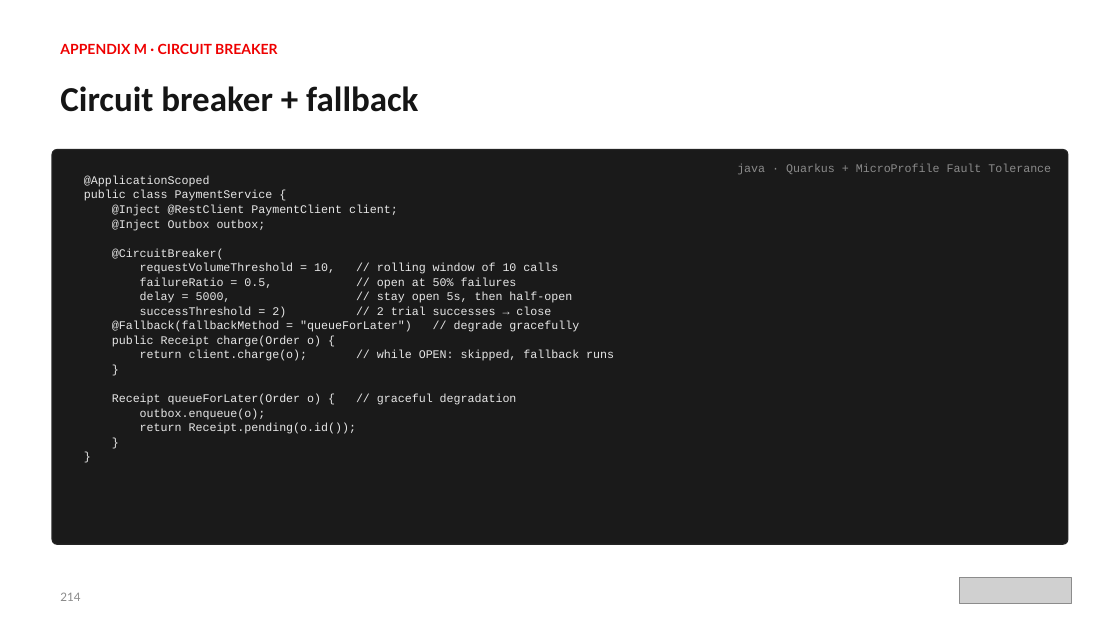
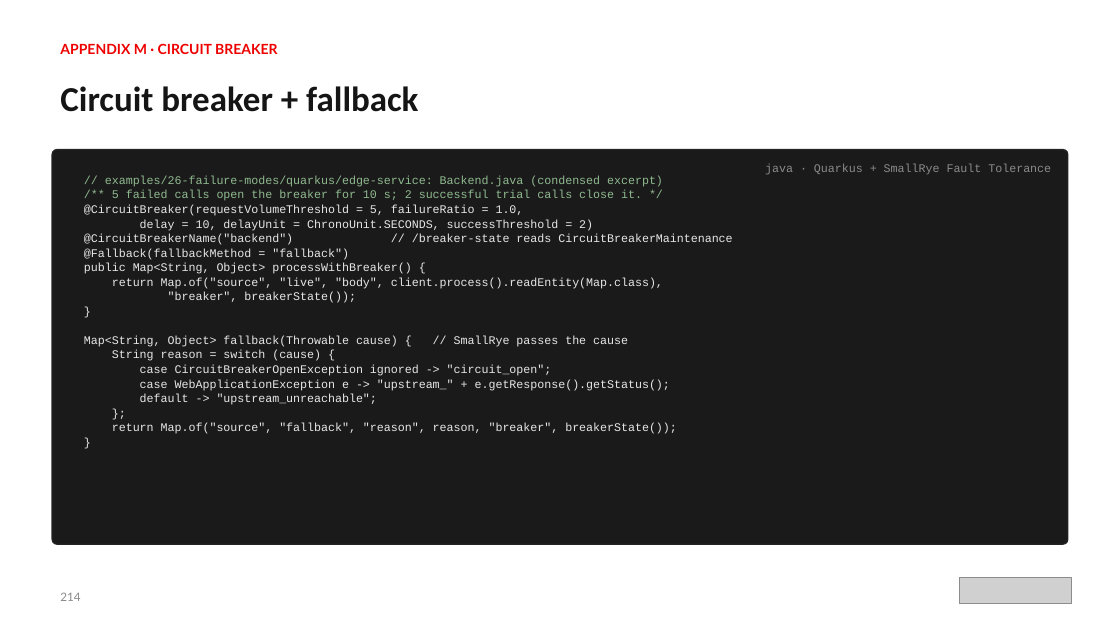
Before and after one commit to patterncatalyst/cloud-native-design-patterns, a slide deck: slide 241 of lgtm-presentation/Designing-Cloud-Native-APIs-Quarkus.pptx. Drawn at 1120x630 pixels with LibreOffice and Linux fonts; fonts in the diff are those of the drawing; grey boxes stand for pictures. Boxes give left, top, right and bottom in pixels: in the first picture for what was removed or moved away, otherwise in the second. Text is boxed around its words. In the diff, an @@ line names an element or a change of style, - is before the commit and + after.

```diff
--- a/lgtm-presentation/Designing-Cloud-Native-APIs-Quarkus.pptx
+++ b/lgtm-presentation/Designing-Cloud-Native-APIs-Quarkus.pptx
@@ text at bbox=[84, 176, 732, 434]: paragraph removed @@
-}
@@ text at bbox=[84, 176, 732, 303]: text changed @@
-@ApplicationScoped
-public class PaymentService {
-@Inject @RestClient PaymentClient client;
-@Inject Outbox outbox;
-@CircuitBreaker(
-requestVolumeThreshold = 10, // rolling window of 10 calls
-failureRatio = 0.5, // open at 50% failures
-delay = 5000, // stay open 5s, then half-open
-successThreshold = 2) // 2 trial successes → close
-@Fallback(fallbackMethod = "queueForLater") // degrade gracefully
-public Receipt charge(Order o) {
-return client.charge(o); // while OPEN: skipped, fallback runs
+// examples/26-failure-modes/quarkus/edge-service: Backend.java (condensed excerpt)
+/** 5 failed calls open the breaker for 10 s; 2 successful trial calls close it. */
+@CircuitBreaker(requestVolumeThreshold = 5, failureRatio = 1.0,
+delay = 10, delayUnit = ChronoUnit.SECONDS, successThreshold = 2)
+@CircuitBreakerName("backend") // /breaker-state reads CircuitBreakerMaintenance
+@Fallback(fallbackMethod = "fallback")
+public Map<String, Object> processWithBreaker() {
+return Map.of("source", "live", "body", client.process().readEntity(Map.class),
+"breaker", breakerState());
@@ text at bbox=[765, 164, 1051, 175]: text changed @@
-java · Quarkus + MicroProfile Fault Tolerance
+java · Quarkus + SmallRye Fault Tolerance
@@ text at bbox=[84, 336, 677, 434]: text changed @@
-Receipt queueForLater(Order o) { // graceful degradation
-outbox.enqueue(o);
-return Receipt.pending(o.id());
+Map<String, Object> fallback(Throwable cause) { // SmallRye passes the cause
+String reason = switch (cause) {
+case CircuitBreakerOpenException ignored -> "circuit_open";
+case WebApplicationException e -> "upstream_" + e.getResponse().getStatus();
+default -> "upstream_unreachable";
+};
+return Map.of("source", "fallback", "reason", reason, "breaker", breakerState());
```
Also in this commit, not shown: 2 other slides changed, 17 other files.
